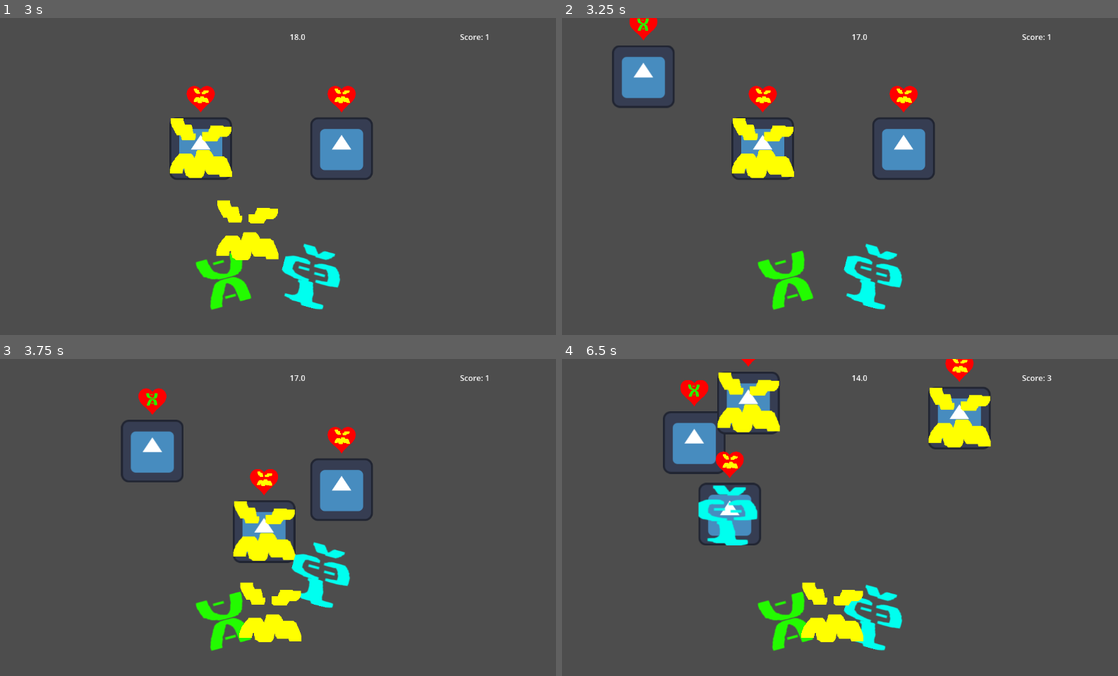
Above: before the commit, frames 1-4 (two rows, left to right).
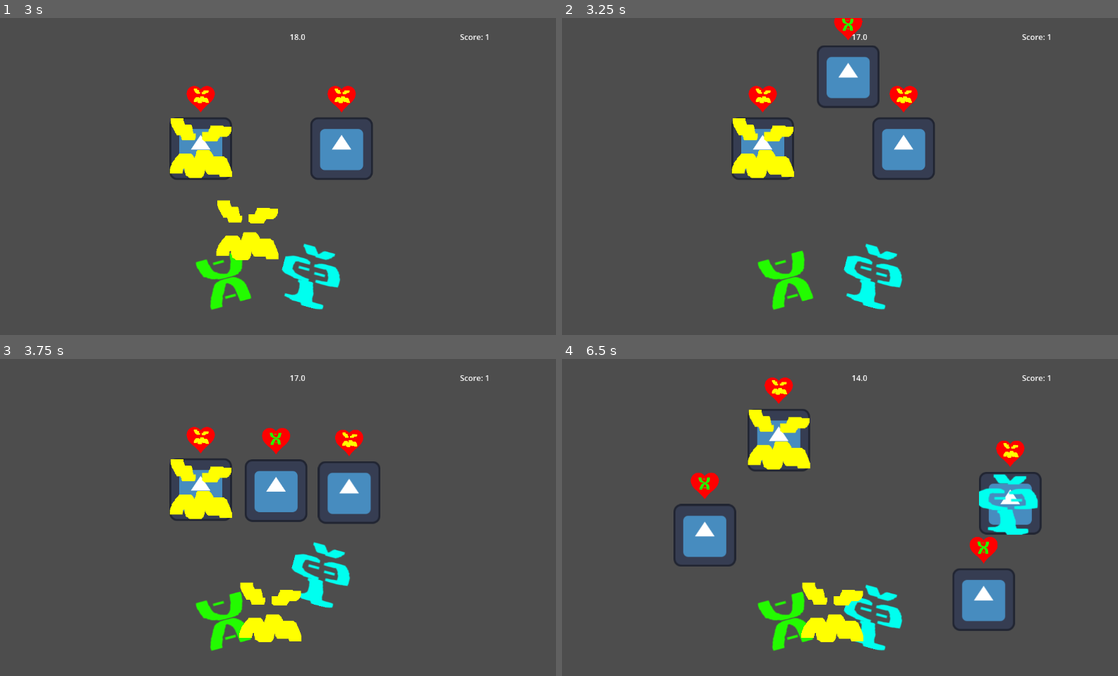
Above: after the commit, the same moments.

Repository: Devination/GGJ2025
Game: Godot game, scene res://scenes/main.tscn
The game is run twice, just before and just after one commit, with the same random seed, the same clock (stepped at 60 frames per second) and the same inputs. The engine's default icon, where the game draws it, is replaced by a stand-in: a white triangle on a blue panel in a dark square.
Inputs (mouse positions are in pixels of both pictures, inside the frame that each line leads up to):
- Up to frame 1 (3 s): tap Enter at 0.5 s; drag from (227, 274) to (200, 147) at 0.52 s; drag from (272, 271) to (200, 147) at 1.27 s; move the mouse to (311, 274) at 2.02 s; click (311, 274) at 2.17 s; tap Space at 2.75 s; drag from (272, 271) to (200, 147) at 2.77 s
- Up to frame 2 (3.25 s): no input
- Up to frame 3 (3.75 s): drag from (311, 615) to (339, 488) at 3.52 s
- Up to frame 4 (6.5 s): drag from (834, 612) to (717, 441) at 4.27 s; move the mouse to (873, 615) at 5.02 s; click (873, 615) at 5.17 s; drag from (834, 612) to (856, 492) at 5.77 s

Frame 1 is identical in both runs. In frame 2, 3.1% of the frame differs, in the area x 9-58%, y 0-29%; in frame 3, 8.3%; in frame 4, 13%, in the area x 18-89%, y 0-86%.

Commit message:
guest spawn from all sides

Diff:
--- a/godot/ggj-2026/scenes/guest_spawner.tscn
+++ b/godot/ggj-2026/scenes/guest_spawner.tscn
@@ -2,10 +2,14 @@
 
 [ext_resource type="Script" uid="uid://qka4bmnvmmcm" path="res://scripts/guest_spawner.gd" id="1_6jnxr"]
 
-[node name="GuestSpawner" type="Line2D" unique_id=1648369163]
-points = PackedVector2Array(1, 0, 1152, -1, 1152, 648, -1, 647)
-closed = true
-default_color = Color(1, 1, 1, 0)
+[sub_resource type="Curve2D" id="Curve2D_6jnxr"]
+_data = {
+"points": PackedVector2Array(0, 0, 0, 0, 0, 0, 0, 0, 0, 0, 1146, -2, 0, 0, 0, 0, 1146, 646, 0, 0, 0, 0, 3, 639, 0, 0, 0, 0, -3, 6)
+}
+point_count = 5
+
+[node name="GuestSpawner" type="Path2D" unique_id=218067115]
+curve = SubResource("Curve2D_6jnxr")
 script = ExtResource("1_6jnxr")
 
 [node name="Timer" type="Timer" parent="." unique_id=1992649628]
--- a/godot/ggj-2026/scripts/guest_spawner.gd
+++ b/godot/ggj-2026/scripts/guest_spawner.gd
@@ -1,12 +1,14 @@
-extends Line2D
+extends Path2D
 
 var guest_res: Resource = load("res://scenes/guest.tscn")
 
 func spawn_guest():
 	var guest = guest_res.instantiate() as Guest
 	add_sibling(guest)
-	# TODO: sample random point from the GuestSpawner line to start from
-	guest.global_position = Vector2.ZERO
+	var curve_length = curve.get_baked_length()
+	print(curve_length)
+	var random_point = randf_range(0, curve_length)
+	guest.global_position = curve.sample_baked(random_point)
 	guest.init_movement()
 
 func _on_timer_timeout() -> void:
